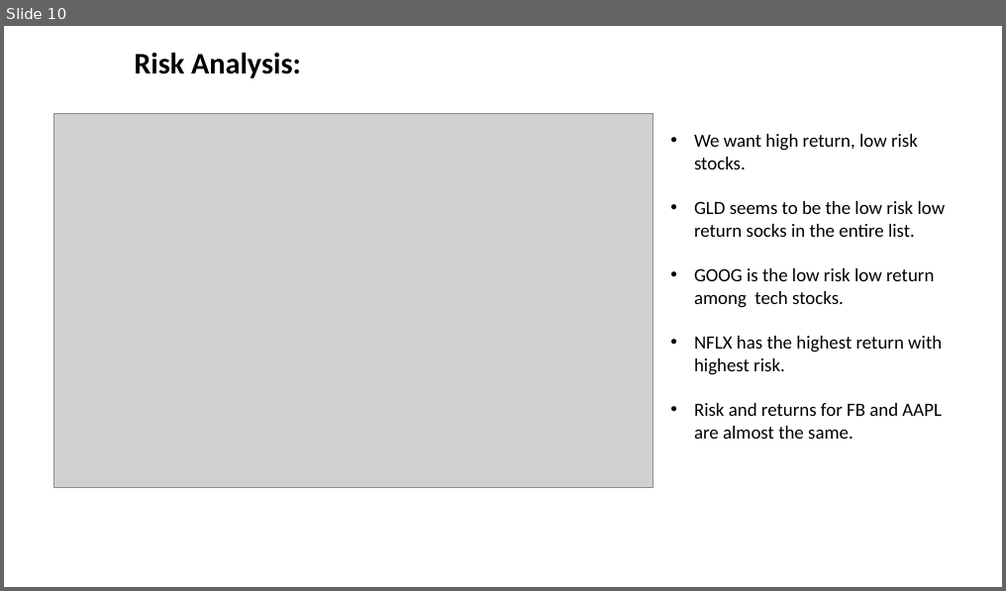
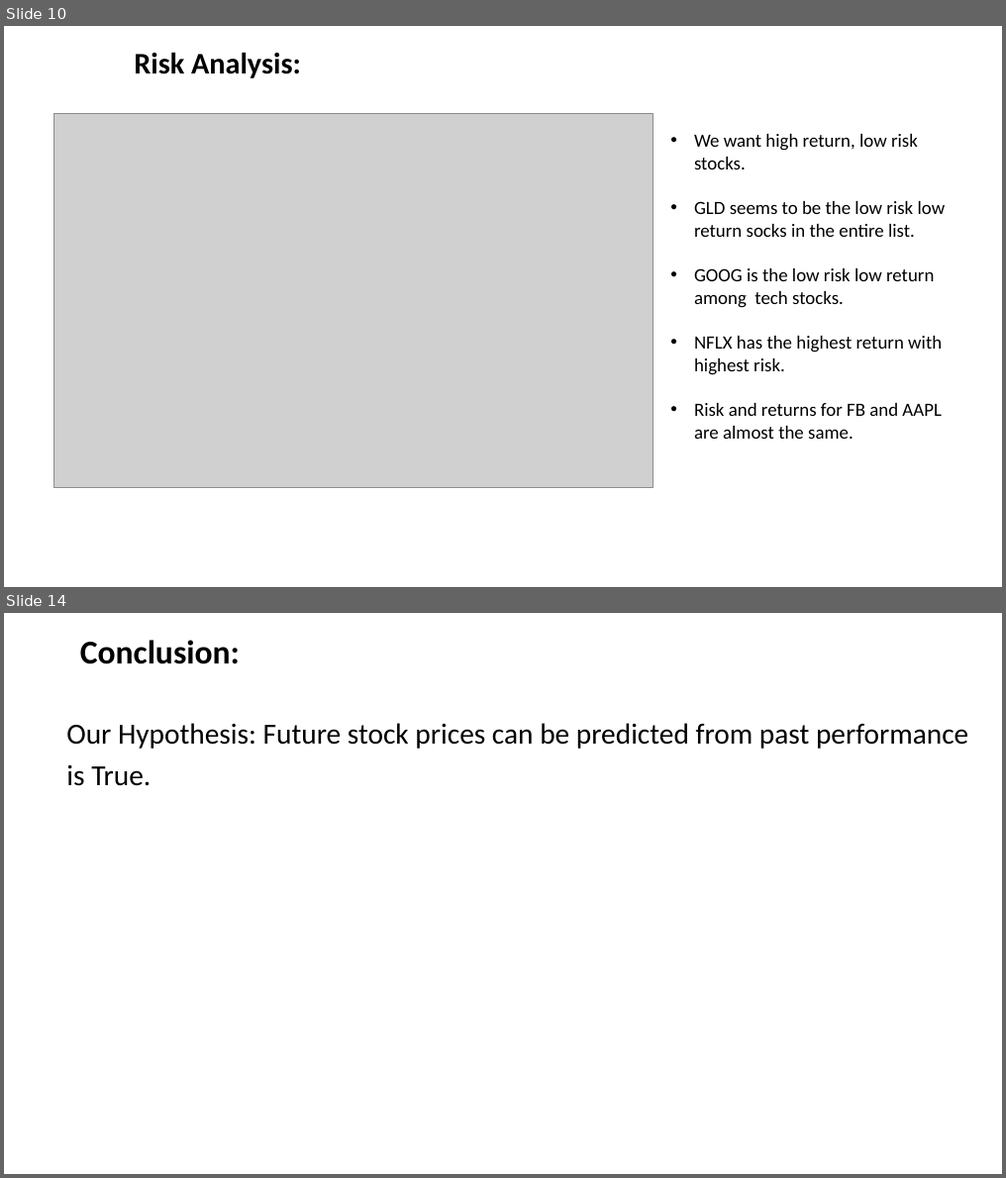
Before and after one commit to gayatripingale/Stocks-Project, a slide deck: Stock_Price_Analysis .pptx. Shown one above the other, each under a label of ours: slide 10 before the commit, slides 10 and 14 after it; the slides between them are not shown. The pictures are 1006x591 and 1006x1178 pixels, drawn with LibreOffice and Linux fonts; fonts in the diff are those of the drawing; grey boxes stand for pictures. Boxes give left, top, right and bottom in pixels: in the first picture for what was removed or moved away, otherwise in the second. Text is boxed around its words. In the diff, an @@ line names an element or a change of style, - is before the commit and + after.

```diff
--- a/Stock_Price_Analysis .pptx
+++ b/Stock_Price_Analysis .pptx
@@ slide 14 added at box(4, 613, 1002, 1174), background #FFFFFF @@
@@ title added at box(80, 640, 240, 664), 32 pt, text #000000, bold @@
+Conclusion:
@@ text added at box(66, 723, 968, 786), 28 pt, text #000000 @@
+Our Hypothesis: Future stock prices can be predicted from past performance
+is True.
```
Also in this commit, not shown: 3 slides changed, 5 other slides added, 1 slide removed, 26 other files.
